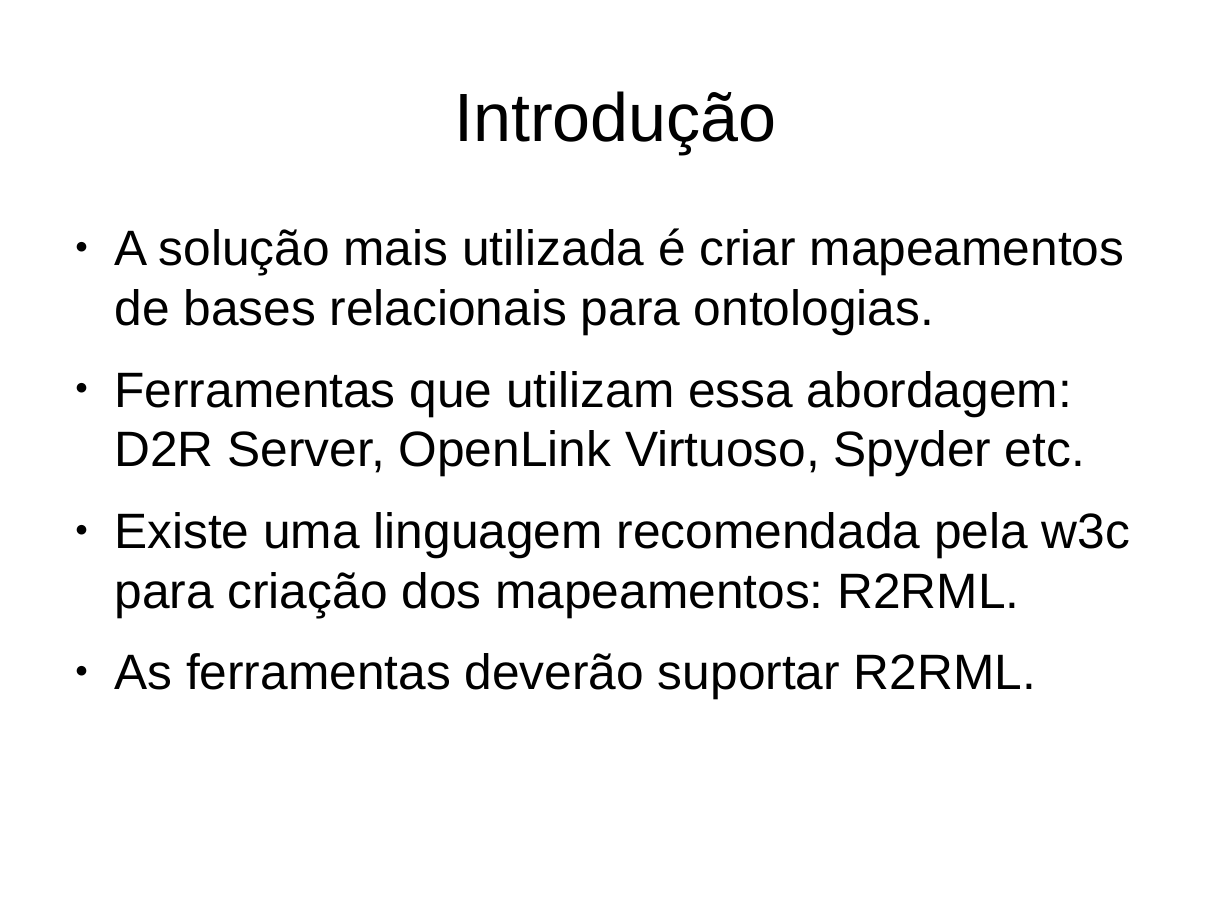
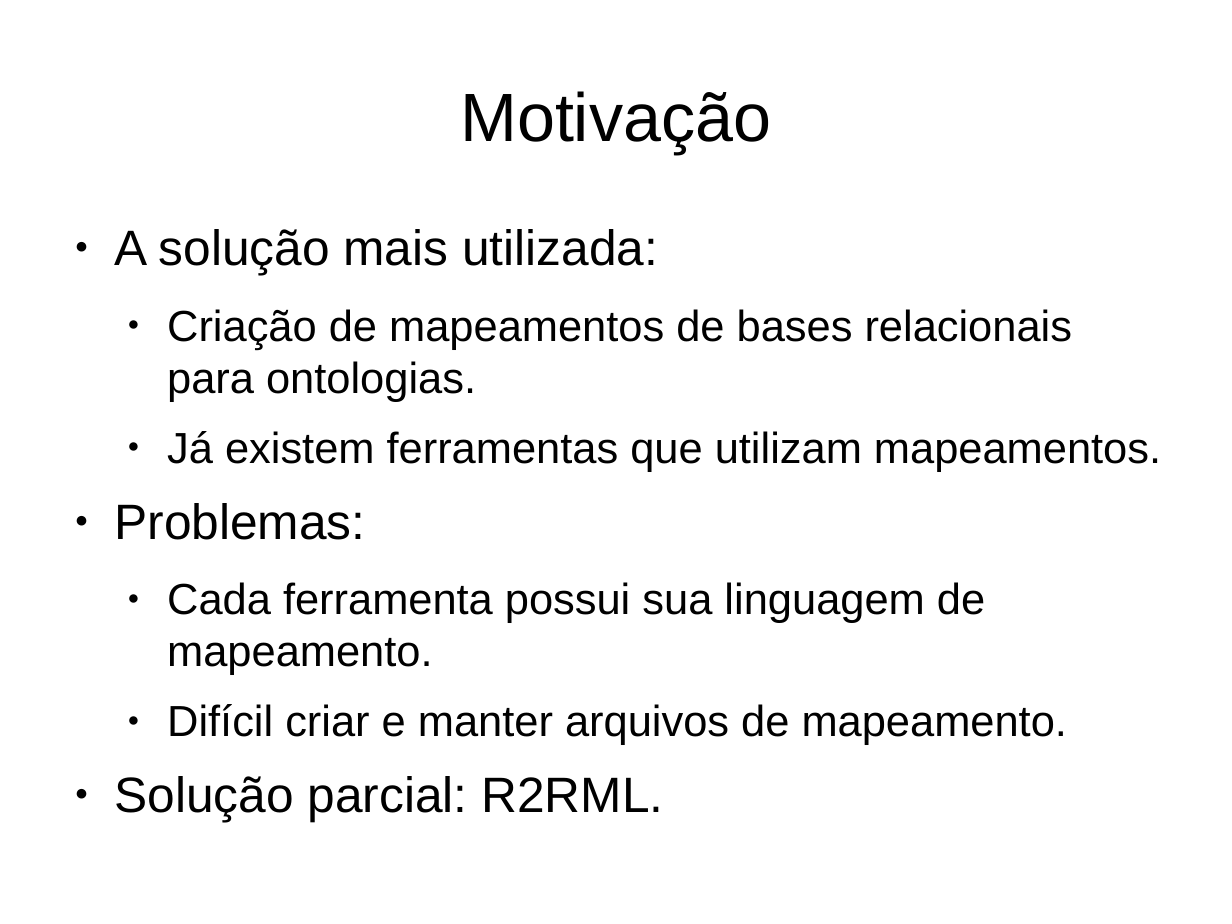
Before and after one commit to luiseufrasio/mestrado-ufc-eufrasio, a slide deck: slide 6 of docs/proposta.odp (slide 4 before the commit). Drawn at 1232x924 pixels with LibreOffice and Linux fonts; fonts in the diff are those of the drawing. Boxes give left, top, right and bottom in pixels: in the first picture for what was removed or moved away, otherwise in the second. Text is boxed around its words. In the diff, an @@ line names an element or a change of style, - is before the commit and + after.

```diff
--- a/docs/proposta.odp
+++ b/docs/proposta.odp
@@ title at bbox=[460, 91, 771, 153]: text changed @@
-Introdução
+Motivação
@@ text at bbox=[114, 229, 1073, 822]: text changed; size 32 to 28 pt @@
-● A solução mais utilizada é criar mapeamentos de bases relacionais para ontologias.
-● Ferramentas que utilizam essa abordagem: D2R Server, OpenLink Virtuoso, Spyder etc.
-● Existe uma linguagem recomendada pela w3c para criação dos mapeamentos: R2RML.
-● As ferramentas deverão suportar R2RML.
+● A solução mais utilizada:
+  ● Criação de mapeamentos de bases relacionais para ontologias.
+  ● Já existem ferramentas que utilizam mapeamentos.
+● Problemas:
+  ● Cada ferramenta possui sua linguagem de mapeamento.
+  ● Difícil criar e manter arquivos de mapeamento.
+● Solução parcial: R2RML.
```
Also in this commit, not shown: 25 other slides changed, 42 slides added, 9 slides removed.
